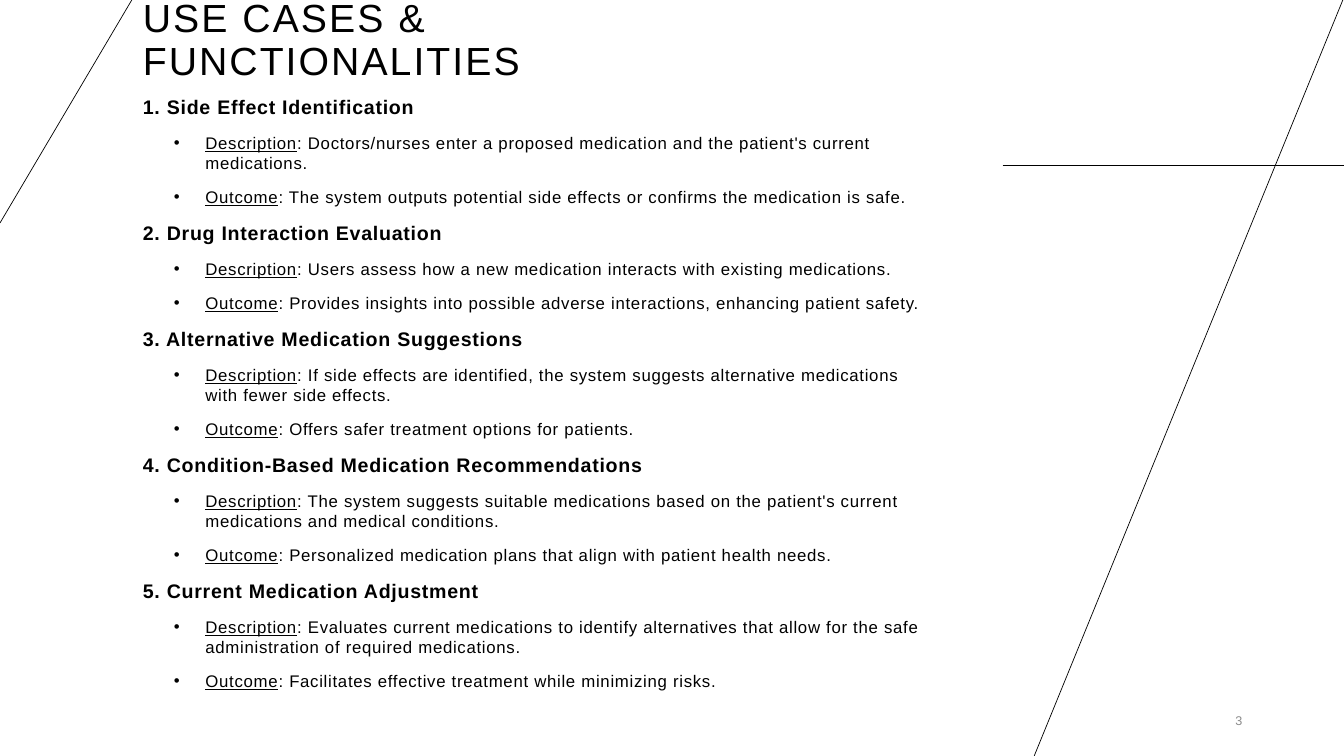
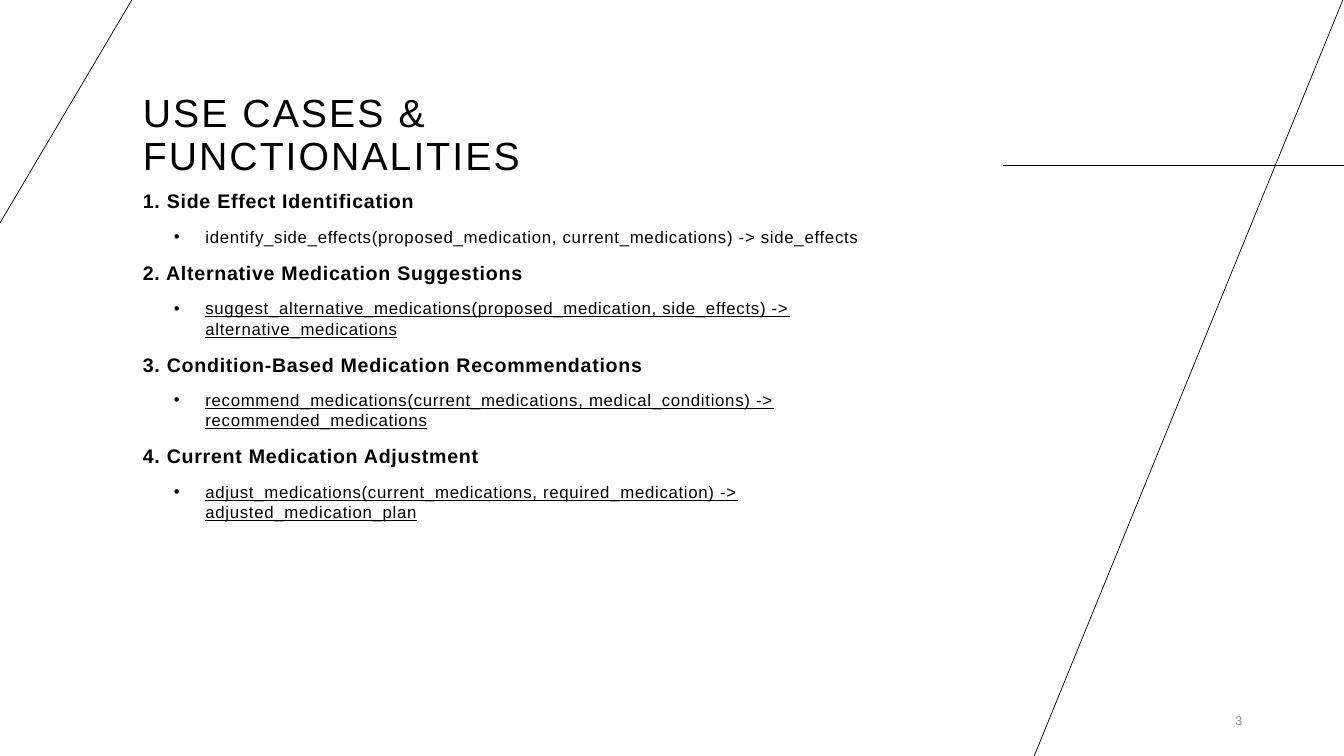
Before and after one commit to mosmar99/PRISM, a slide deck: slide 3 of idea_presentation/Idea presentation.pptx. Drawn at 1344x756 pixels with LibreOffice and Linux fonts; fonts in the diff are those of the drawing. Boxes give left, top, right and bottom in pixels: in the first picture for what was removed or moved away, otherwise in the second. Text is boxed around its words. In the diff, an @@ line names an element or a change of style, - is before the commit and + after.

```diff
--- a/idea_presentation/Idea presentation.pptx
+++ b/idea_presentation/Idea presentation.pptx
@@ title "USE CASES & FUNCTIONALITIES": place and size @@
-title "USE CASES & FUNCTIONALITIES" at (143, 4, 520, 76)
+title "USE CASES & FUNCTIONALITIES" at (143, 99, 520, 171)
@@ text "1. Side Effect Identification": place and size @@
-text "1. Side Effect Identification" at (143, 99, 918, 691)
+text "1. Side Effect Identification" at (143, 193, 858, 522)
@@ text at (143, 231, 858, 522): text changed @@
-    • Description: Doctors/nurses enter a proposed medication and the patient's current medications.
-    • Outcome: The system outputs potential side effects or confirms the medication is safe.
-  2. Drug Interaction Evaluation
-    • Description: Users assess how a new medication interacts with existing medications.
-    • Outcome: Provides insights into possible adverse interactions, enhancing patient safety.
-  3. Alternative Medication Suggestions
-    • Description: If side effects are identified, the system suggests alternative medications with fewer side effects.
-    • Outcome: Offers safer treatment options for patients.
-  4. Condition-Based Medication Recommendations
-    • Description: The system suggests suitable medications based on the patient's current medications and medical conditions.
-    • Outcome: Personalized medication plans that align with patient health needs.
-  5. Current Medication Adjustment
-    • Description: Evaluates current medications to identify alternatives that allow for the safe administration of required medications.
-    • Outcome: Facilitates effective treatment while minimizing risks.
+    • identify_side_effects(proposed_medication, current_medications) -> side_effects
+  2. Alternative Medication Suggestions
+    • suggest_alternative_medications(proposed_medication, side_effects) -> alternative_medications
+  3. Condition-Based Medication Recommendations
+    • recommend_medications(current_medications, medical_conditions) -> recommended_medications
+  4. Current Medication Adjustment
+    • adjust_medications(current_medications, required_medication) -> adjusted_medication_plan
```
